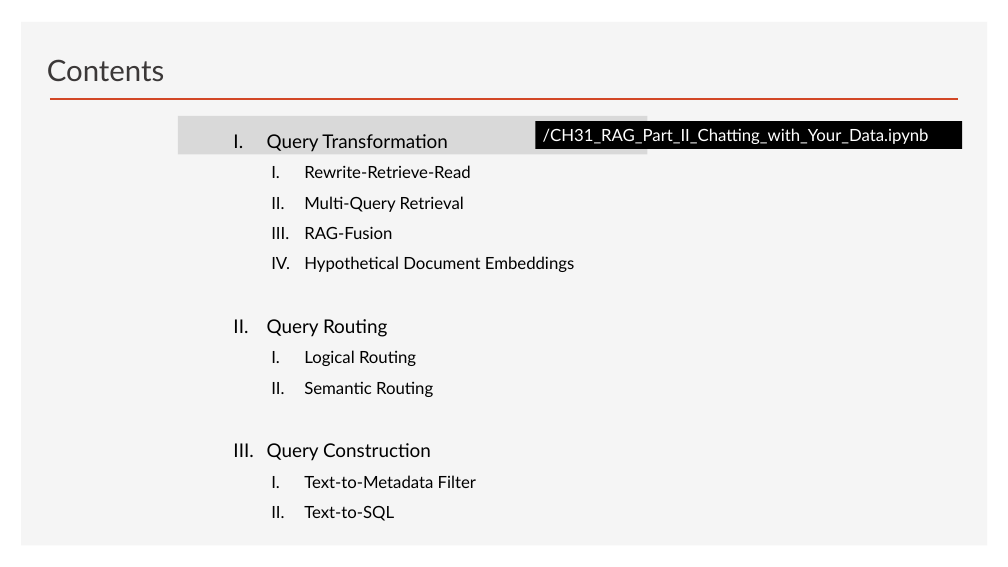
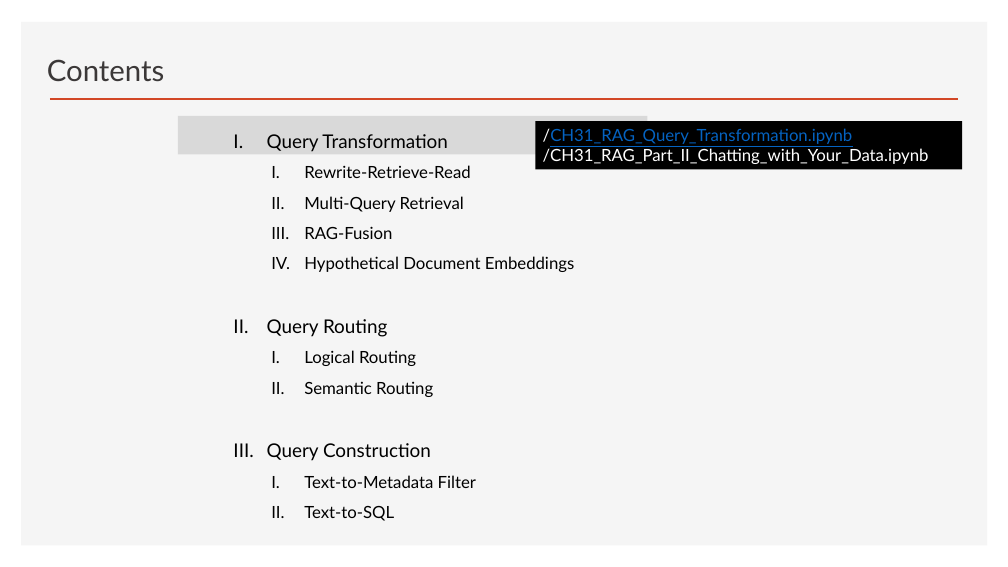
Before and after one commit to ancestor9/2026_Fall_Learning-Langchain-AI-Agent, a slide deck: slide 8 of ppts/CHAPTER 3 RAG Part II_Chatting with Your Data.pptx. Drawn at 1008x567 pixels with LibreOffice and Linux fonts; fonts in the diff are those of the drawing; background and template pictures are left out. Boxes give left, top, right and bottom in pixels: in the first picture for what was removed or moved away, otherwise in the second. Text is boxed around its words. In the diff, an @@ line names an element or a change of style, - is before the commit and + after.

```diff
--- a/ppts/CHAPTER 3 RAG Part II_Chatting with Your Data.pptx
+++ b/ppts/CHAPTER 3 RAG Part II_Chatting with Your Data.pptx
@@ rectangle "/CH31_RAG_Query_Transformation.ipynb": place and size @@
-rectangle "/CH31_RAG_Query_Transformation.ipynb" at bbox=[535, 121, 963, 149]
+rectangle "/CH31_RAG_Query_Transformation.ipynb" at bbox=[535, 121, 963, 169]
@@ text in rectangle at bbox=[543, 128, 853, 144]: paragraph added @@
+/CH31_RAG_Query_Transformation.ipynb
```
Also in this commit, not shown: 1 other slide changed.
